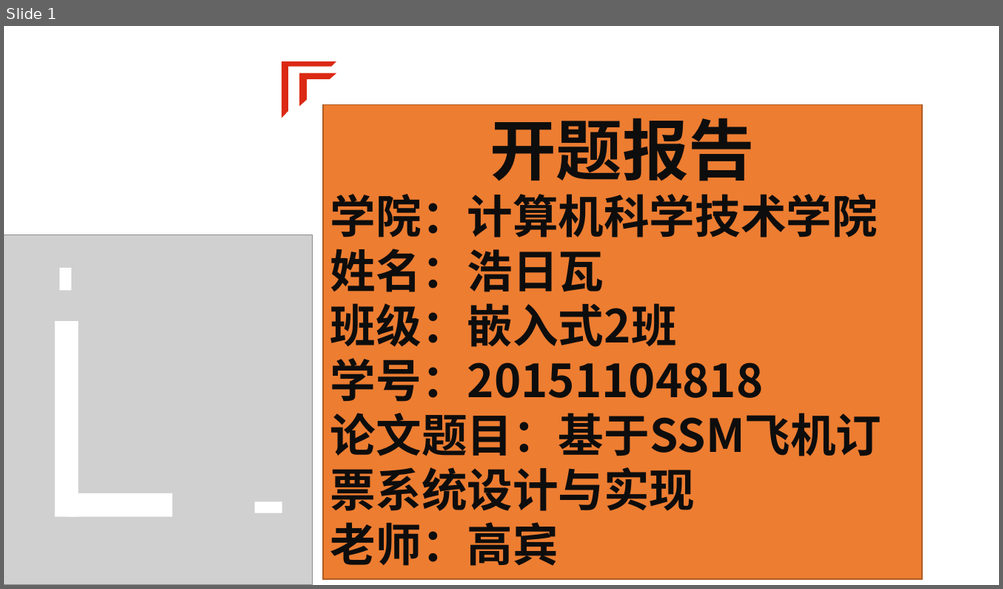
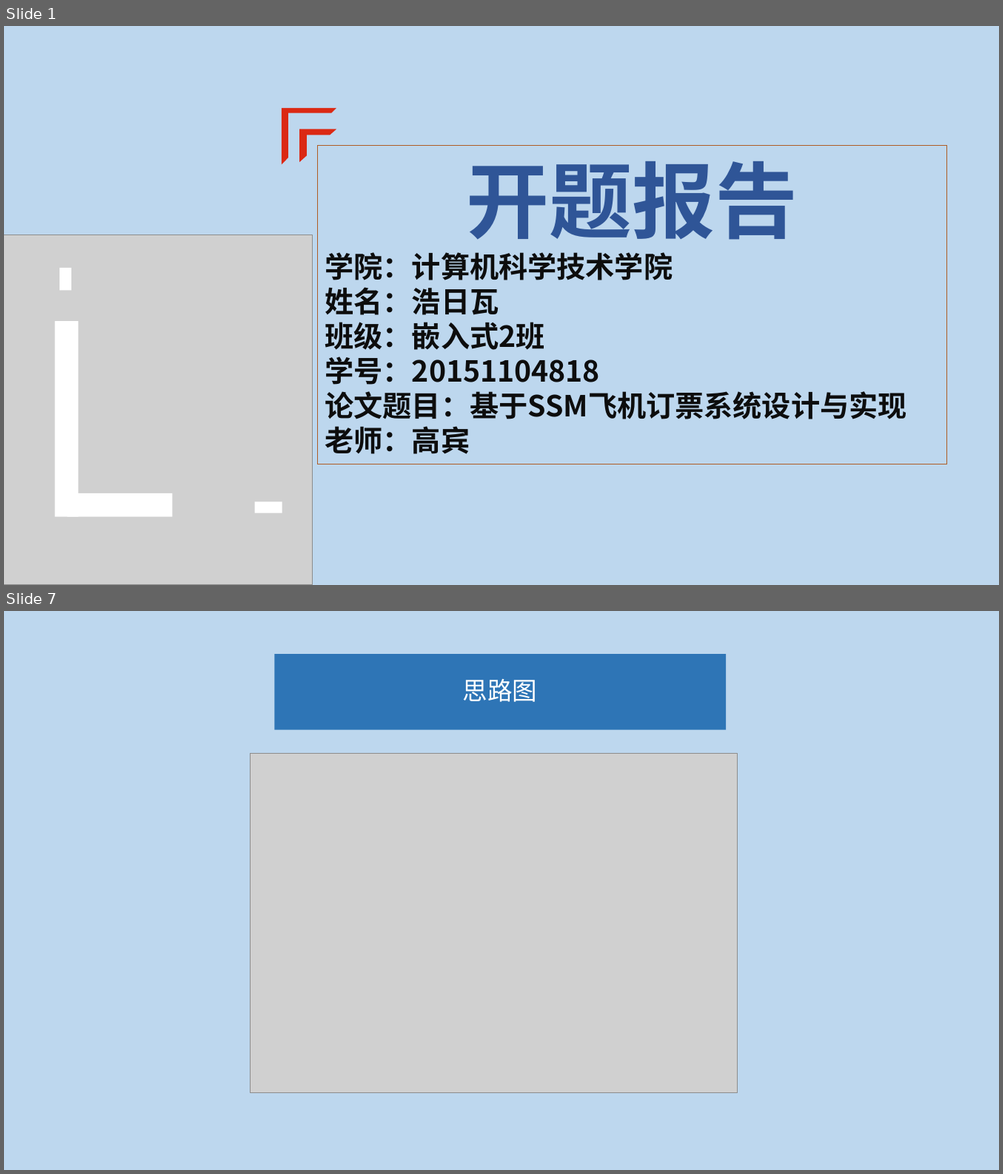
Before and after one commit to Henry0227/Imnujava, a slide deck: 20151104818_haoriwa_airplane/毕设资料/浩日瓦.pptx. Shown one above the other, each under a label of ours: slide 1 before the commit, slides 1 and 7 after it; the slides between them are not shown. The pictures are 1003x589 and 1003x1174 pixels, drawn with LibreOffice and Linux fonts; fonts in the diff are those of the drawing; grey boxes stand for pictures. Boxes give left, top, right and bottom in pixels: in the first picture for what was removed or moved away, otherwise in the second. Text is boxed around its words. In the diff, an @@ line names an element or a change of style, - is before the commit and + after.

```diff
--- a/20151104818_haoriwa_airplane/毕设资料/浩日瓦.pptx
+++ b/20151104818_haoriwa_airplane/毕设资料/浩日瓦.pptx
@@ slide 7 added at [4,611,999,1170], background #BDD7EE @@
@@ title added at [274,654,726,730], fill #2E75B6, 24 pt, text #FFFFFF @@
+思路图
@@ picture added at [250,754,737,1093] @@
@@ slide 1 changed as well @@
@@ background #FFFFFF to #BDD7EE @@
@@ half frame: place and size @@
-half frame at [282,62,336,116]
+half frame at [282,109,336,164]
@@ half frame: place and size @@
-half frame at [300,74,336,105]
+half frame at [300,130,336,161]
@@ rectangle "开题报告": place and size @@
-rectangle "开题报告" at [324,105,922,580]
+rectangle "开题报告" at [317,145,946,464]
@@ rectangle "开题报告" at [317,145,946,464]: size 64 to 80 pt, font Noto Sans CJK JP to Noto Sans CJK SC, text colour #0D0D0D to #2F5597 in "开题报告"; size 44 to 28 pt; fill #ED7D31 to #BDD7EE @@
```
Also in this commit, not shown: 4 other slides changed, 2 other slides added, 1 slide removed, 11 other files.
